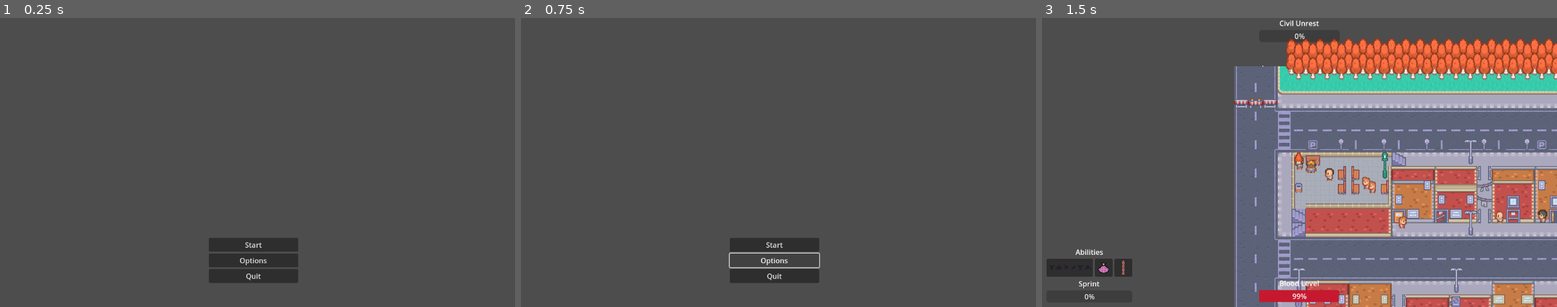
Above: before the commit, frames 1-3 (left to right).
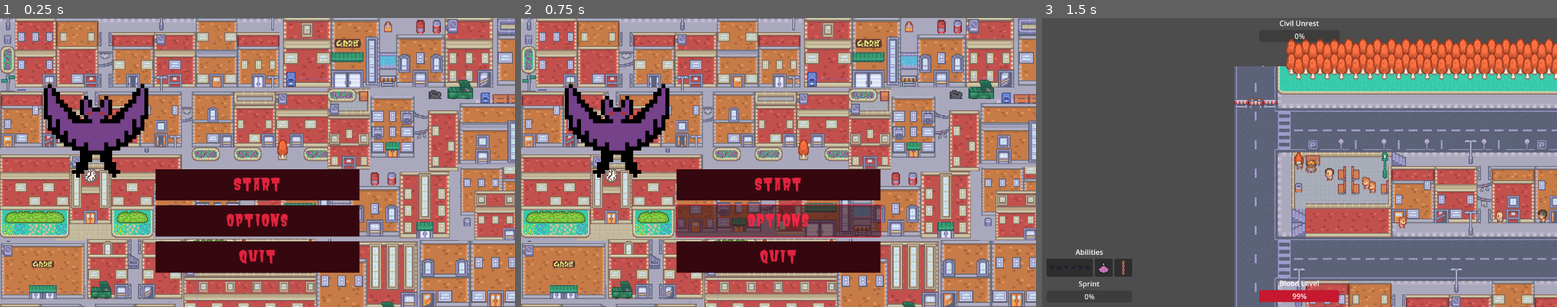
Above: after the commit, the same moments.

Repository: cmkrist/FromTheDead2025
Game: Godot game, scene res://scenes/main menu.tscn
Same seed, same stepped clock (60 frames per second), same inputs: the game is played once before the commit and once after it.
Inputs:
- Up to frame 1 (0.25 s): no input
- Up to frame 2 (0.75 s): click "Options" at 0.5 s
- Up to frame 3 (1.5 s): click "Start" at 1.25 s

The runs differ from the first frame. In frame 1, 100% of the frame differs, in the area x 0-100%, y 0-100%; in frame 2, 99%; in frame 3, nothing differs.

Commit message:
main menu design update

Diff:
--- a/scenes/first_level.tscn
+++ b/scenes/first_level.tscn
@@ -726,7 +726,6 @@
 vertices = PackedVector2Array(688, 320, 1296, 337, 657, 321, 416, 383, 1296, 400, 1248, 400, 944, 337, 416, 575, 991, 5 …(12314 unchanged characters)…
 polygons = Array[PackedInt32Array]([PackedInt32Array(0, 1, 2), PackedInt32Array(3, 4, 5), PackedInt32Array(2, 1, 6), Pa …(47536 unchanged characters)…
 outlines = Array[PackedVector2Array]([PackedVector2Array(16, 31, 16, 47, 16, 94, 14, 94, 14, 193, 16, 193, 16, 239, 14, …(14522 unchanged characters)…
-
 sample_partition_type = 1
 source_geometry_mode = 1
 source_geometry_group_name = &"Nav_Humans"
@@ -939,6 +938,7 @@
 
 [node name="Marker2D" type="Marker2D" parent="Goals" groups=["goals"]]
 position = Vector2(88, 319)
+
 [node name="Node2D7" type="Node2D" parent="Goals" groups=["goals"]]
 position = Vector2(535, 235)
 
--- a/scenes/main menu.tscn
+++ b/scenes/main menu.tscn
@@ -1,6 +1,18 @@
-[gd_scene load_steps=2 format=3 uid="uid://do5pos8gey0pl"]
+[gd_scene load_steps=8 format=3 uid="uid://do5pos8gey0pl"]
 
 [ext_resource type="Script" uid="uid://c3cchielh8x8g" path="res://scripts/menu.gd" id="1_5hgee"]
+[ext_resource type="Texture2D" uid="uid://dk1pojre4ww57" path="res://assets/textures/main menu.png" id="2_12vek"]
+[ext_resource type="FontFile" uid="uid://btalonohxlbc0" path="res://assets/fonts/Butcherman-Regular.ttf" id="3_vsw8r"]
+[ext_resource type="Texture2D" uid="uid://dfbkxbc356kwd" path="res://assets/textures/bat_icon.png" id="4_vsw8r"]
+
+[sub_resource type="StyleBoxFlat" id="StyleBoxFlat_12vek"]
+bg_color = Color(0.20871, 0.20871, 0.20871, 1)
+
+[sub_resource type="StyleBoxFlat" id="StyleBoxFlat_vsw8r"]
+bg_color = Color(0.207843, 0.207843, 0.207843, 1)
+
+[sub_resource type="StyleBoxFlat" id="StyleBoxFlat_km7eu"]
+bg_color = Color(0.207843, 0.207843, 0.207843, 1)
 
 [node name="MainMenu" type="Control"]
 layout_mode = 3
@@ -13,22 +25,56 @@
 
 [node name="Sprite2D" type="Sprite2D" parent="."]
 
-[node name="VBoxContainer" type="VBoxContainer" parent="Sprite2D"]
-offset_right = 200.0
-offset_bottom = 108.0
+[node name="MainMenu" type="Sprite2D" parent="."]
+z_index = -1
+position = Vector2(130, -151)
+texture = ExtResource("2_12vek")
 
-[node name="start" type="Button" parent="Sprite2D/VBoxContainer"]
+[node name="CanvasLayer" type="CanvasLayer" parent="."]
+
+[node name="VBoxContainer" type="VBoxContainer" parent="CanvasLayer"]
+anchors_preset = 7
+anchor_left = 0.5
+anchor_top = 1.0
+anchor_right = 0.5
+anchor_bottom = 1.0
+offset_left = -228.0
+offset_top = -309.0
+offset_right = 228.0
+offset_bottom = -53.0
+grow_horizontal = 2
+grow_vertical = 0
+theme_override_constants/separation = 11
+
+[node name="start" type="Button" parent="CanvasLayer/VBoxContainer"]
+modulate = Color(1, 0.156863, 0.278431, 1)
 layout_mode = 2
+theme_override_fonts/font = ExtResource("3_vsw8r")
+theme_override_font_sizes/font_size = 36
+theme_override_styles/normal = SubResource("StyleBoxFlat_12vek")
 text = "Start"
 
-[node name="options" type="Button" parent="Sprite2D/VBoxContainer"]
+[node name="options" type="Button" parent="CanvasLayer/VBoxContainer"]
+modulate = Color(1, 0.156863, 0.278431, 1)
 layout_mode = 2
+theme_override_fonts/font = ExtResource("3_vsw8r")
+theme_override_font_sizes/font_size = 36
+theme_override_styles/normal = SubResource("StyleBoxFlat_vsw8r")
 text = "Options"
 
-[node name="quit" type="Button" parent="Sprite2D/VBoxContainer"]
+[node name="quit" type="Button" parent="CanvasLayer/VBoxContainer"]
+modulate = Color(1, 0.156863, 0.278431, 1)
 layout_mode = 2
+theme_override_fonts/font = ExtResource("3_vsw8r")
+theme_override_font_sizes/font_size = 36
+theme_override_styles/normal = SubResource("StyleBoxFlat_km7eu")
 text = "Quit"
 
-[connection signal="button_down" from="Sprite2D/VBoxContainer/start" to="." method="_on_start_button_down"]
-[connection signal="button_down" from="Sprite2D/VBoxContainer/options" to="." method="_on_options_button_down"]
-[connection signal="button_down" from="Sprite2D/VBoxContainer/quit" to="." method="_on_quit_button_down"]
+[node name="BatIcon" type="Sprite2D" parent="."]
+position = Vector2(-252, -231)
+scale = Vector2(9.01563, 8.73438)
+texture = ExtResource("4_vsw8r")
+
+[connection signal="button_down" from="CanvasLayer/VBoxContainer/start" to="." method="_on_start_button_down"]
+[connection signal="button_down" from="CanvasLayer/VBoxContainer/options" to="." method="_on_options_button_down"]
+[connection signal="button_down" from="CanvasLayer/VBoxContainer/quit" to="." method="_on_quit_button_down"]
Binary file added: assets/fonts/Butcherman-Regular.ttf
Not shown, added: assets/fonts/Butcherman-Regular.ttf.import
Binary file added: assets/textures/main menu.png
Not shown, added: assets/textures/main menu.png.import
Not shown: 1 places in scenes/creatures/Player.tscn that only renumber resources
